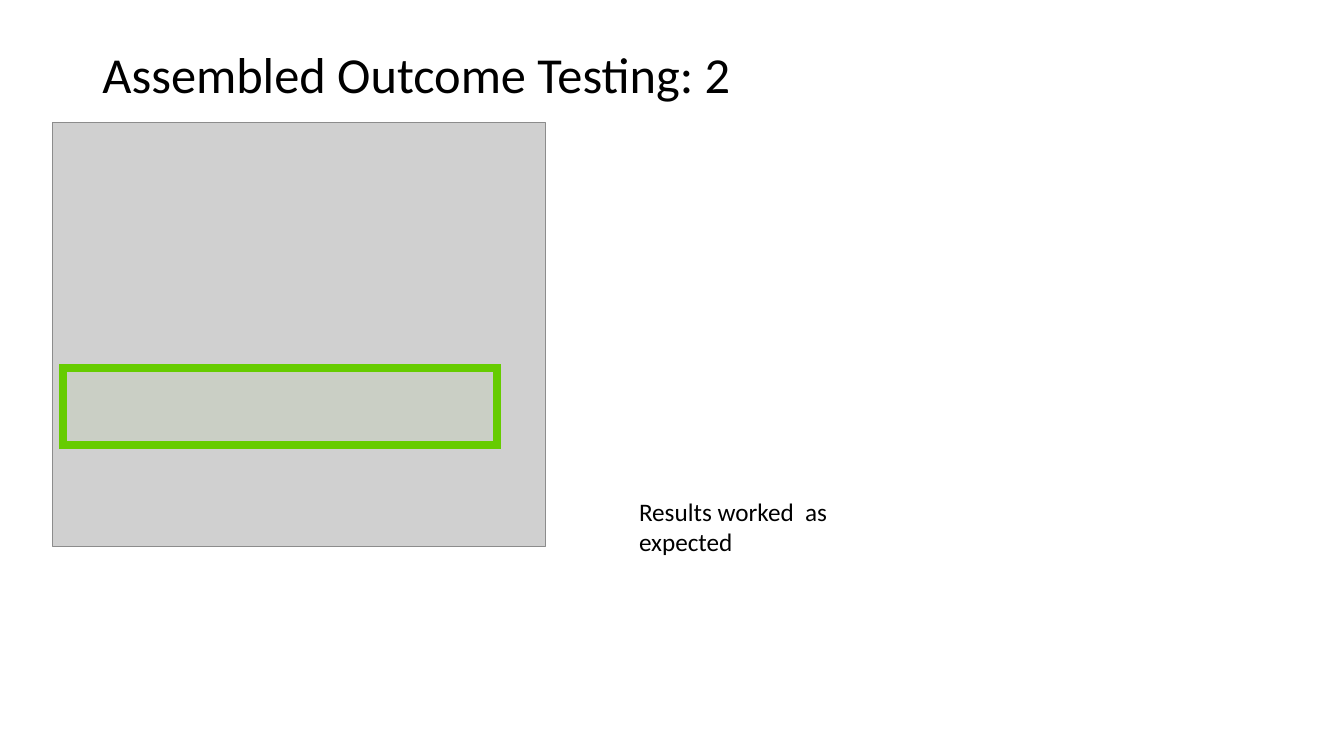
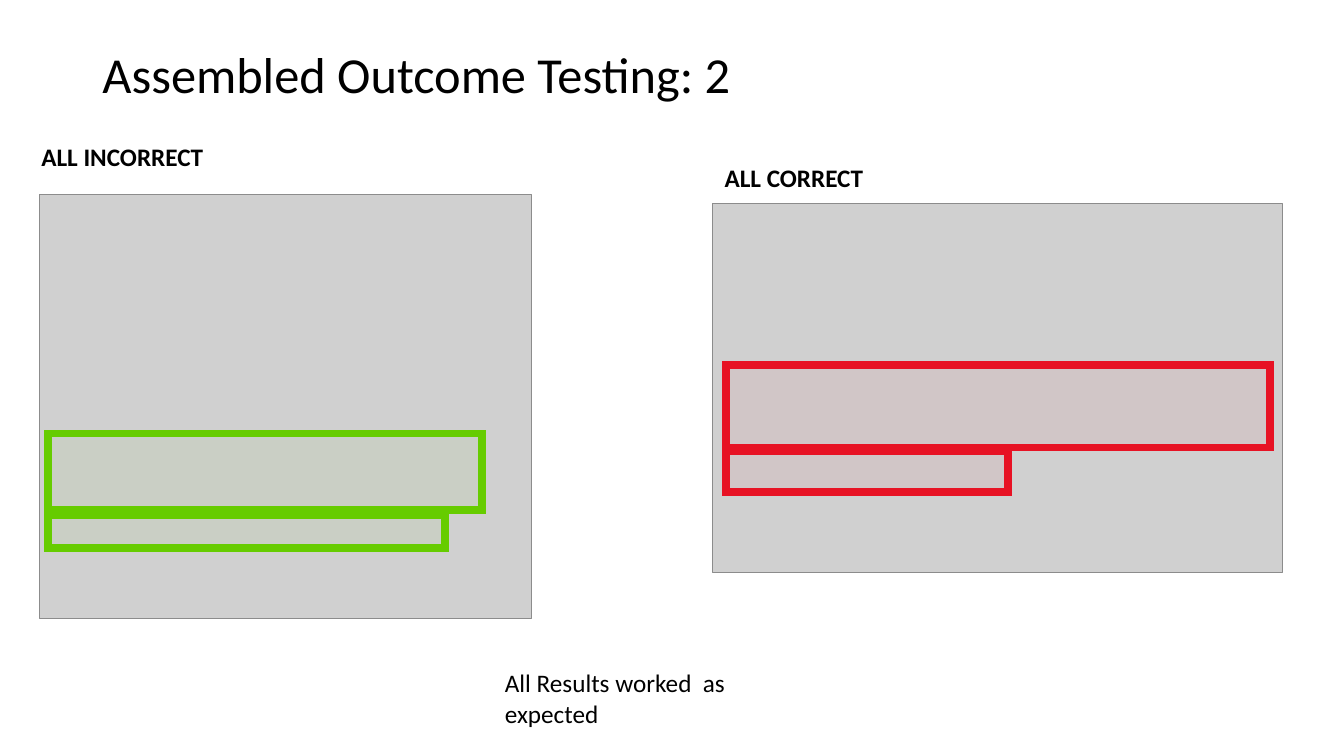
Before and after one commit to MOLLY-S1/Assessment, a slide deck: slide 32 of AS91883(1.7) & AS91884(1.8) Documentation.pptx. Drawn at 1344x756 pixels with LibreOffice and Linux fonts; fonts in the diff are those of the drawing; grey boxes stand for pictures. Boxes give left, top, right and bottom in pixels: in the first picture for what was removed or moved away, otherwise in the second. Text is boxed around its words. In the diff, an @@ line names an element or a change of style, - is before the commit and + after.

```diff
--- a/AS91883(1.7) & AS91884(1.8) Documentation.pptx
+++ b/AS91883(1.7) & AS91884(1.8) Documentation.pptx
@@ text added at <box>41,149,204,166</box>, 18 pt, text #000000, bold @@
+ALL INCORRECT
@@ text added at <box>725,170,863,187</box>, 18 pt, text #000000, bold @@
+ALL CORRECT
@@ picture: place and size @@
-picture at <box>53,123,546,546</box>
+picture at <box>39,195,532,618</box>
@@ picture added at <box>713,204,1284,573</box> @@
@@ rectangle added at <box>726,365,1270,448</box>, fill #E71224 at 5% opacity, outline #E71224 5.67 pt @@
@@ rectangle: place and size @@
-rectangle at <box>63,368,497,445</box>
+rectangle at <box>48,434,483,510</box>
@@ rectangle added at <box>726,452,1008,492</box>, fill #E71224 at 5% opacity, outline #E71224 5.67 pt @@
@@ rectangle added at <box>48,515,446,548</box>, fill #66CC00 at 5% opacity, outline #66CC00 5.67 pt @@
@@ text at <box>505,674,725,727</box>: text changed @@
-Results worked as expected
+All Results worked as expected
```
Also in this commit, not shown: 2 other slides changed, 2 slides removed, 1 other file.
